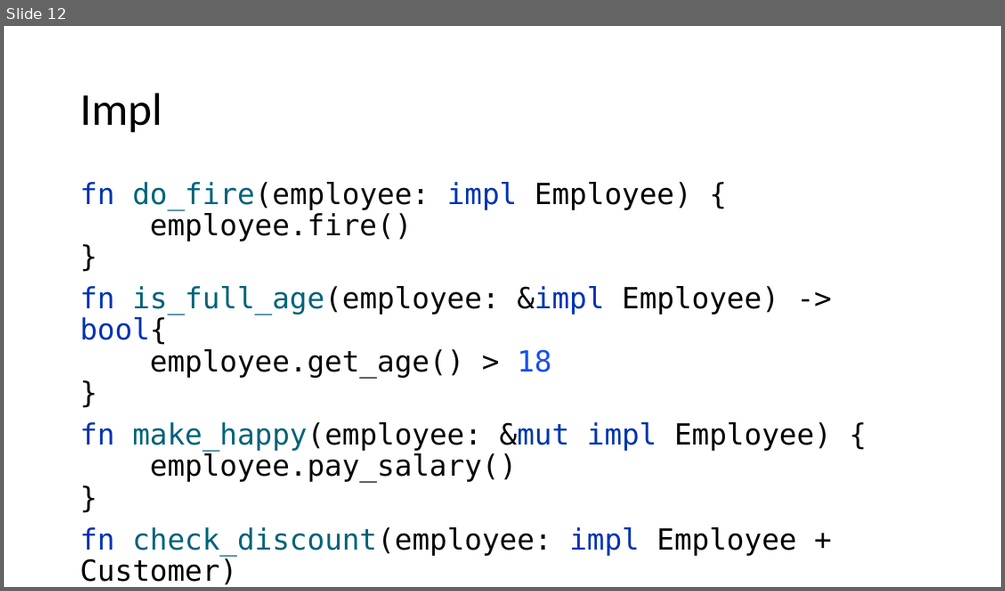
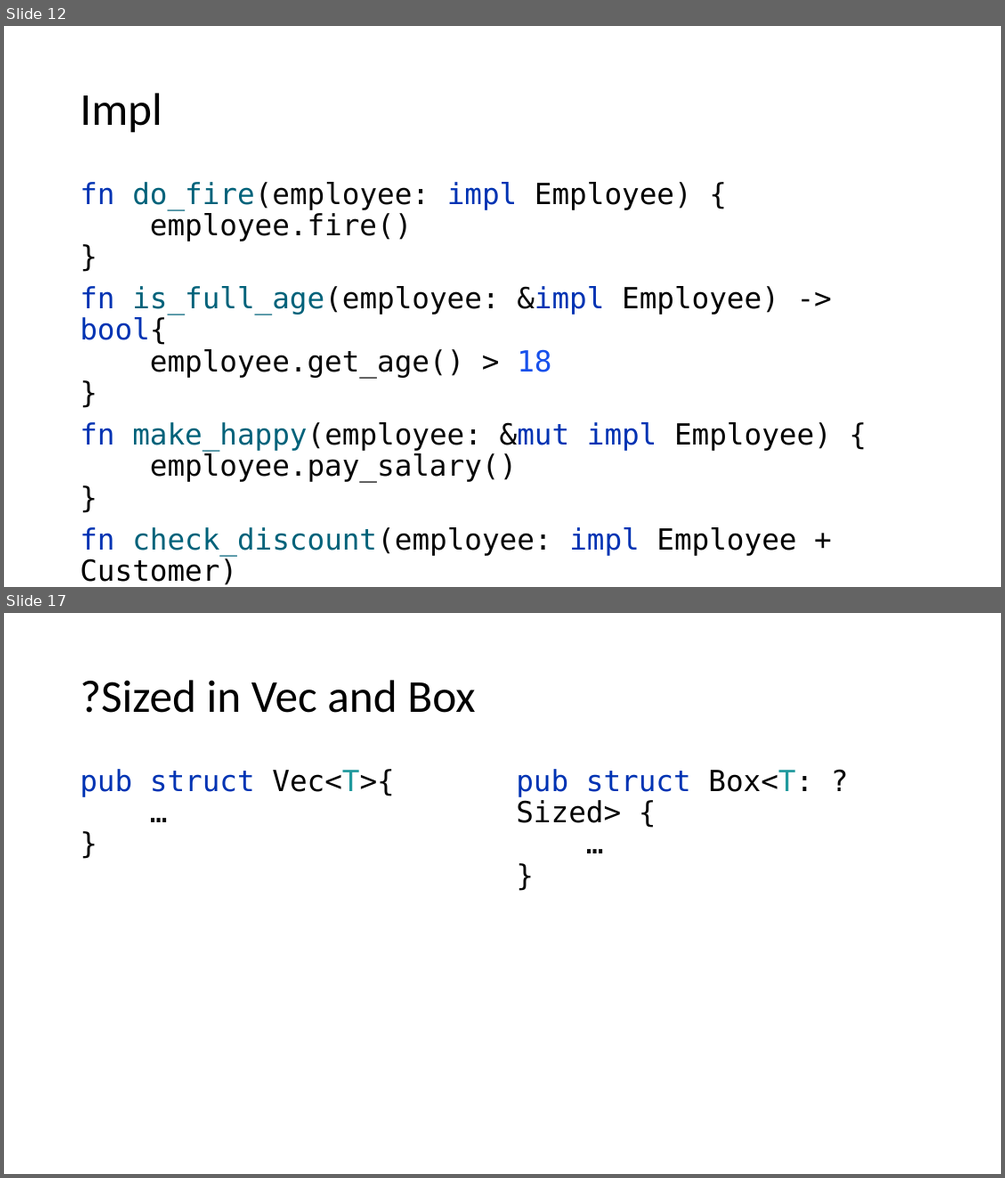
Before and after one commit to kugushev/course-rust-basics, a slide deck: src/06-OopFp/06-OopFp.pptx. Shown one above the other, each under a label of ours: slide 12 before the commit, slides 12 and 17 after it; the slides between them are not shown. The pictures are 1005x591 and 1005x1178 pixels, drawn with LibreOffice and Linux fonts; fonts in the diff are those of the drawing. Boxes give left, top, right and bottom in pixels: in the first picture for what was removed or moved away, otherwise in the second. Text is boxed around its words. In the diff, an @@ line names an element or a change of style, - is before the commit and + after.

```diff
--- a/src/06-OopFp/06-OopFp.pptx
+++ b/src/06-OopFp/06-OopFp.pptx
@@ slide 17 added at <box>4,613,1001,1174</box>, background #FFFFFF @@
@@ title added at <box>80,680,475,713</box>, 44 pt, text #000000 @@
+?Sized in Vec and Box
@@ text added at <box>80,769,394,797</box>, 28 pt, text #0033B3 @@
+pub struct Vec<T>{
+…
+}
@@ text added at <box>516,769,813,823</box>, 28 pt, text #0033B3 @@
+pub struct Box<T: ?Sized> {
+…
+}
```
Also in this commit, not shown: 2 slides changed, 10 other slides added, 1 other file.
